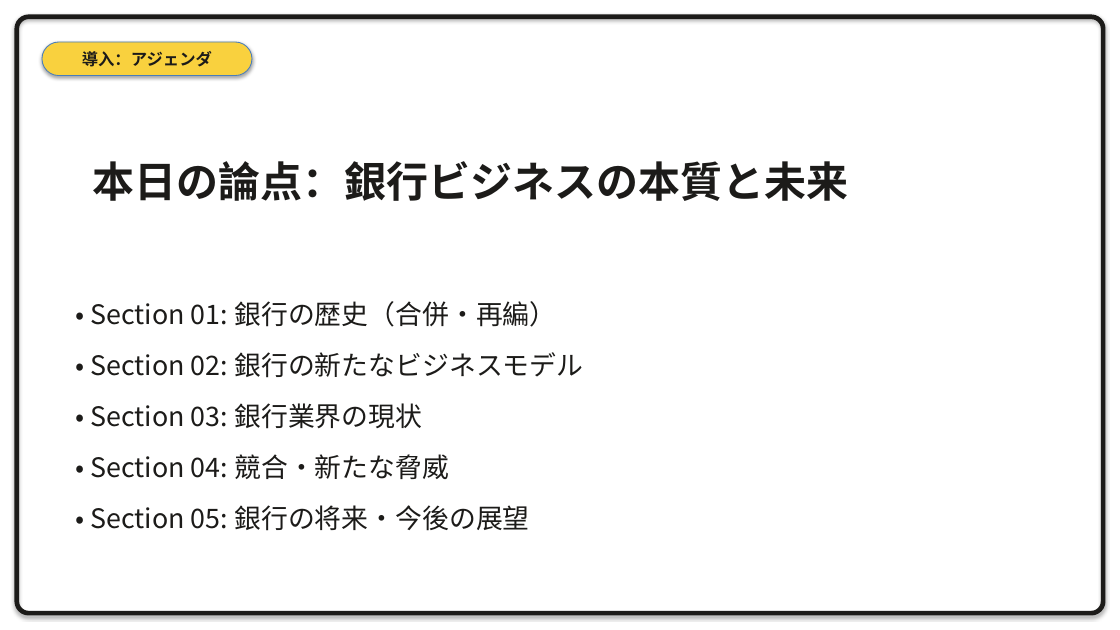
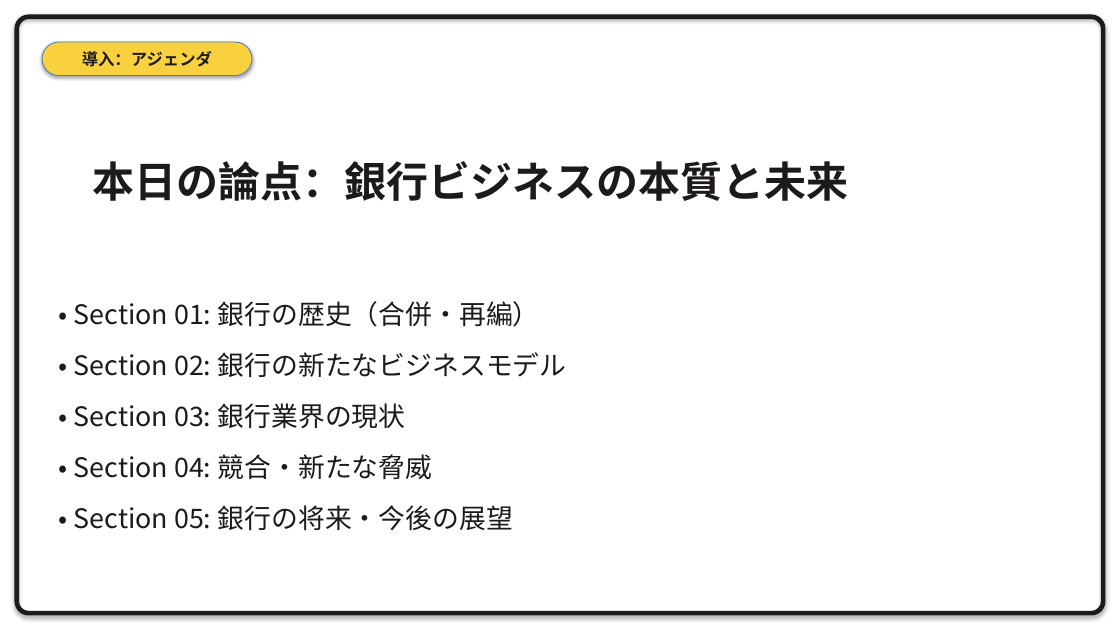
Before and after one commit to xilicrysta/bank-pptx, a slide deck: slide 3 of design-strategy/bank_strategy_presentation.pptx. Drawn at 1120x630 pixels with LibreOffice and Linux fonts; fonts in the diff are those of the drawing. Boxes give left, top, right and bottom in pixels: in the first picture for what was removed or moved away, otherwise in the second. Text is boxed around its words. In the diff, an @@ line names an element or a change of style, - is before the commit and + after.

```diff
--- a/design-strategy/bank_strategy_presentation.pptx
+++ b/design-strategy/bank_strategy_presentation.pptx
@@ text "• Section 01: 銀行の歴史（合併・再編）": place and size @@
-text "• Section 01: 銀行の歴史（合併・再編）" at box(91, 301, 583, 531)
+text "• Section 01: 銀行の歴史（合併・再編）" at box(74, 301, 567, 531)
```
Also in this commit, not shown: 13 other slides changed, 1 other file.
